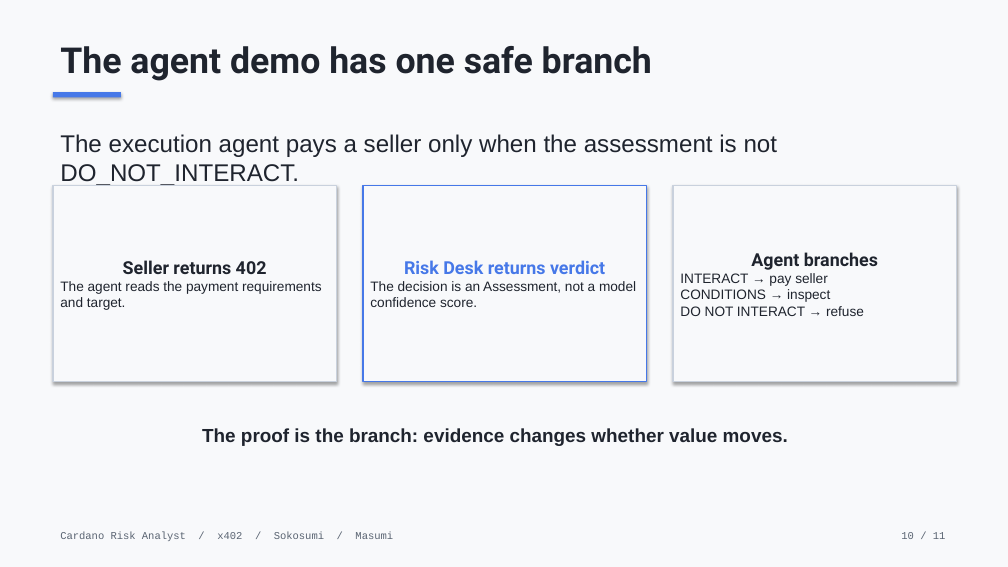
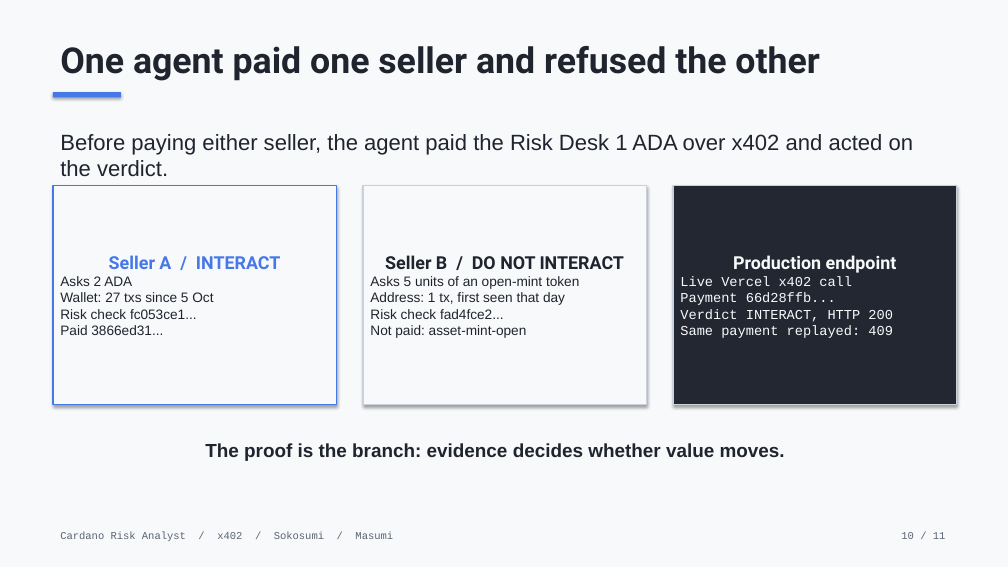
Before and after one commit to pieakshat/cardano-risk-coworker, a slide deck: slide 10 of web/public/deck/cardano-risk-analyst.pptx. Drawn at 1008x567 pixels with LibreOffice and Linux fonts; fonts in the diff are those of the drawing. Boxes give left, top, right and bottom in pixels: in the first picture for what was removed or moved away, otherwise in the second. Text is boxed around its words. In the diff, an @@ line names an element or a change of style, - is before the commit and + after.

Commit message:
pptx: approval-step title and the real two-seller run with the production call

```diff
--- a/web/public/deck/cardano-risk-analyst.pptx
+++ b/web/public/deck/cardano-risk-analyst.pptx
@@ text at [60,46,819,81]: text changed @@
-The agent demo has one safe branch
+One agent paid one seller and refused the other
@@ text at [60,134,914,177]: text changed; size 23 to 21 pt @@
-The execution agent pays a seller only when the assessment is not DO_NOT_INTERACT.
+Before paying either seller, the agent paid the Risk Desk 1 ADA over x402 and acted on the verdict.
@@ rectangle "Seller A / INTERACT": place and size @@
-rectangle "Seller A / INTERACT" at [53,185,337,382]
+rectangle "Seller A / INTERACT" at [53,185,337,405]
@@ rectangle "Seller A / INTERACT" at [53,185,337,405]: outline #C9D1DD 1.2 pt to #4678E8 1.2 pt @@
@@ rectangle "Seller B / DO NOT ...": place and size @@
-rectangle "Seller B / DO NOT ..." at [363,185,647,382]
+rectangle "Seller B / DO NOT ..." at [363,185,647,405]
@@ rectangle "Seller B / DO NOT ..." at [363,185,647,405]: outline #4678E8 1.2 pt to #C9D1DD 1.2 pt @@
@@ rectangle "Production endpoint": place and size @@
-rectangle "Production endpoint" at [673,185,957,382]
+rectangle "Production endpoint" at [673,185,957,405]
@@ rectangle "Production endpoint" at [673,185,957,405]: fill #F8F9FB to #222731 @@
@@ text in rectangle at [60,255,281,335]: text changed @@
-Seller returns 402
-The agent reads the payment requirements and target.
+Seller A / INTERACT
+Asks 2 ADA
+Wallet: 27 txs since 5 Oct
+Risk check fc053ce1...
+Paid 3866ed31...
@@ text in rectangle at [370,255,625,338]: text changed @@
-Risk Desk returns verdict
-The decision is an Assessment, not a model confidence score.
+Seller B / DO NOT INTERACT
+Asks 5 units of an open-mint token
+Address: 1 tx, first seen that day
+Risk check fad4fce2...
+Not paid: asset-mint-open
@@ text in rectangle at [680,255,897,338]: text changed; font Arial to Courier New; text colour #1F242E to #F8F9FB @@
-Agent branches
-INTERACT → pay seller
-CONDITIONS → inspect
-DO NOT INTERACT → refuse
+Production endpoint
+Live Vercel x402 call
+Payment 66d28ffb...
+Verdict INTERACT, HTTP 200
+Same payment replayed: 409
@@ text at [205,443,785,461]: text changed @@
-The proof is the branch: evidence changes whether value moves.
+The proof is the branch: evidence decides whether value moves.
```
Also in this commit, not shown: 1 other slide changed, 2 other files.
